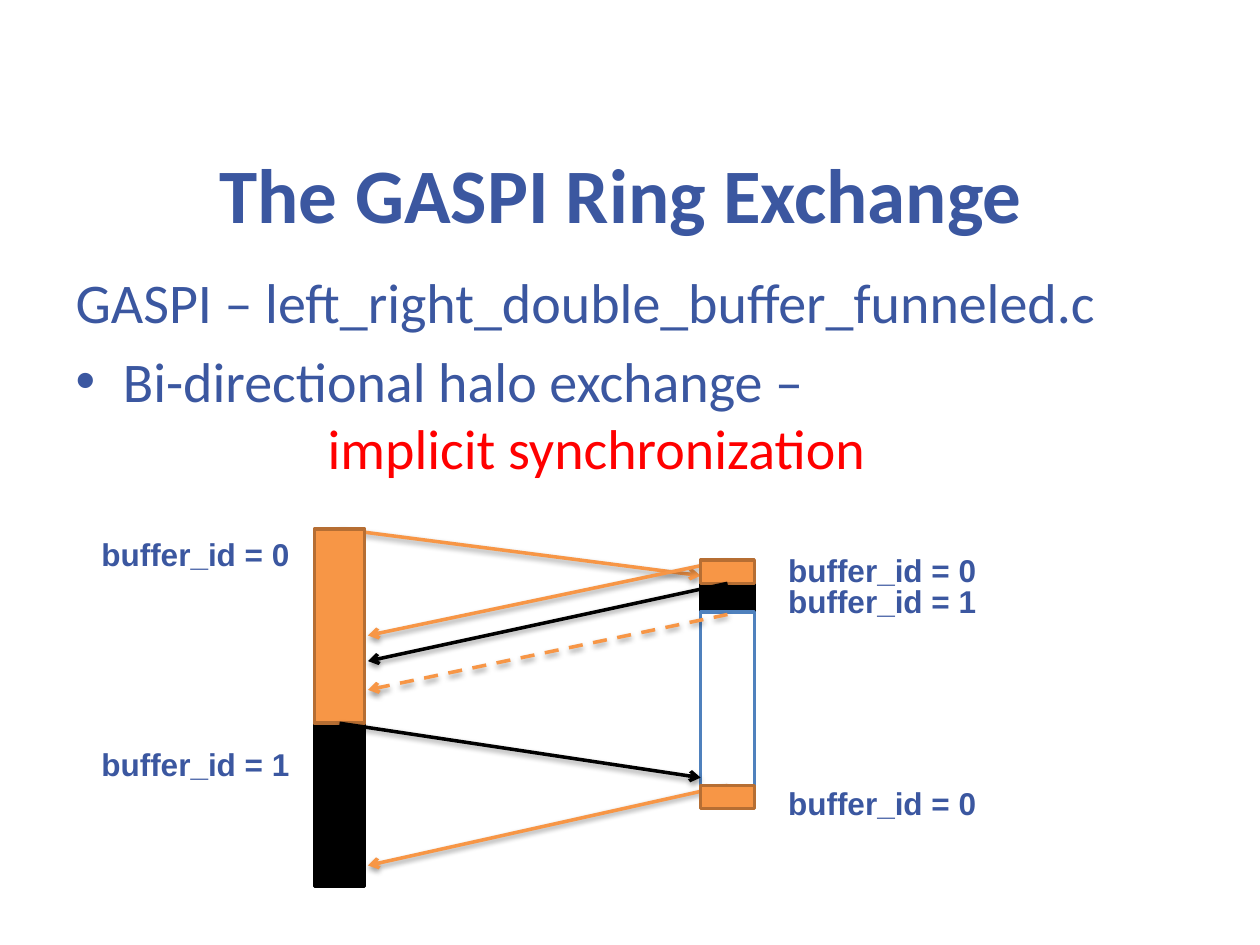
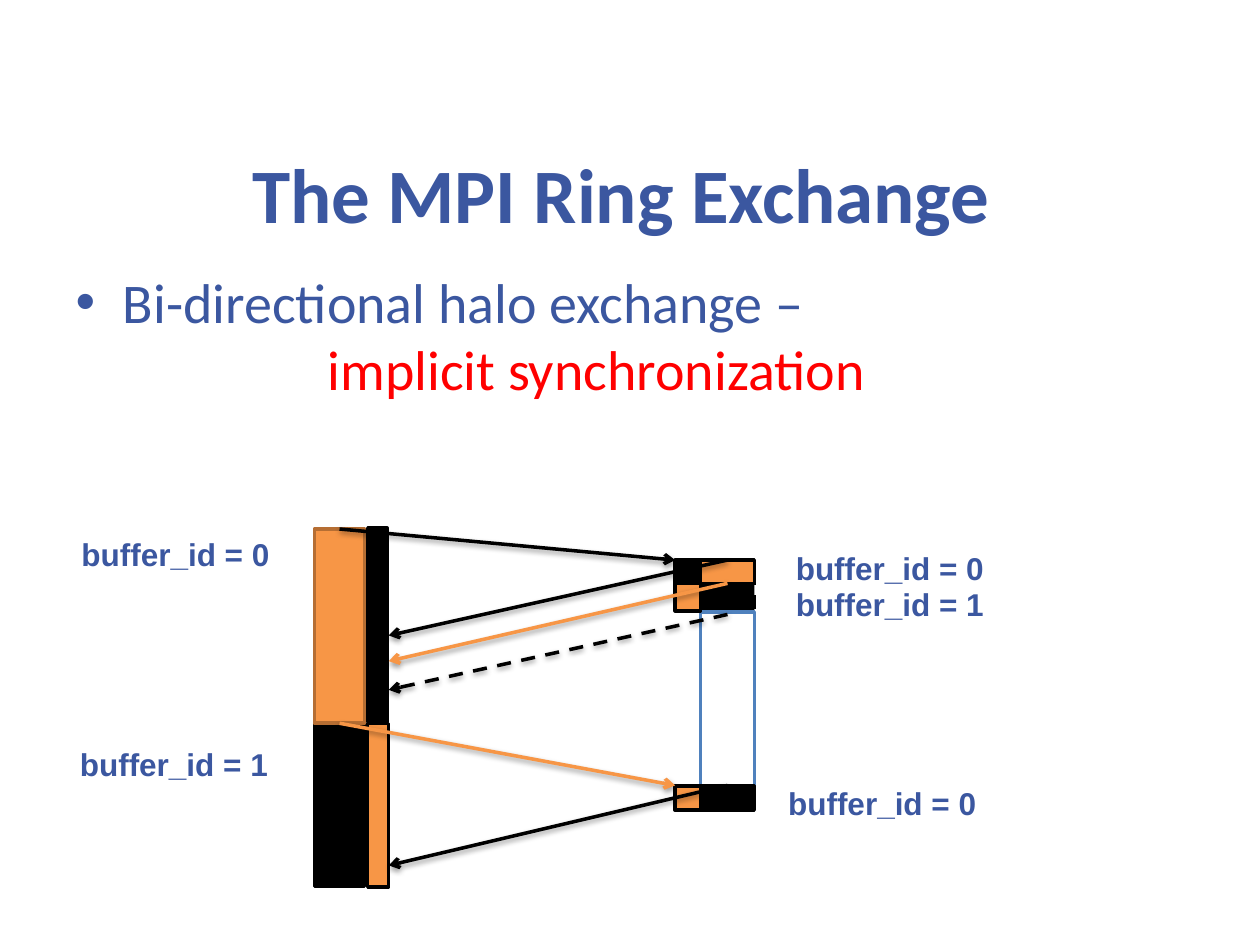
Before and after one commit to cc-hpc-itwm/GPI-2, a slide deck: slide 60 of tutorial/slides/gaspi_tutorial.pptx (slide 66 before the commit). Drawn at 1260x945 pixels with LibreOffice and Linux fonts; fonts in the diff are those of the drawing; background and template pictures are left out. Boxes give left, top, right and bottom in pixels: in the first picture for what was removed or moved away, otherwise in the second. Text is boxed around its words. In the diff, an @@ line names an element or a change of style, - is before the commit and + after.

```diff
--- a/tutorial/slides/gaspi_tutorial.pptx
+++ b/tutorial/slides/gaspi_tutorial.pptx
@@ title at [252, 169, 989, 236]: text changed @@
-The GASPI Ring Exchange
+The MPI Ring Exchange
@@ text at [76, 284, 1094, 333]: paragraph removed @@
-GASPI – left_right_double_buffer_funneled.c
@@ text "buffer_id = 0": place and size @@
-text "buffer_id = 0" at [101, 543, 290, 570]
+text "buffer_id = 0" at [81, 543, 270, 570]
@@ arrow moved from (340, 529) - (701, 576) to (340, 529) - (675, 561) @@
@@ arrow (340, 529) - (675, 561): stroke #F79646 2 pt to #000000 2 pt @@
@@ rectangle added at [368, 528, 387, 722], fill #000000, outline #000000 2 pt @@
@@ arrow moved from (727, 561) - (368, 635) to (727, 561) - (389, 635) @@
@@ arrow (727, 561) - (389, 635): stroke #F79646 2 pt to #000000 2 pt @@
@@ rectangle added at [675, 561, 701, 585], fill #000000, outline #000000 2 pt @@
@@ rectangle at [701, 561, 755, 583]: outline #B76F34 2 pt to #000000 2 pt @@
@@ text "buffer_id = 0": place and size @@
-text "buffer_id = 0" at [788, 559, 977, 586]
+text "buffer_id = 0" at [796, 557, 984, 584]
@@ arrow moved from (727, 583) - (368, 662) to (727, 583) - (389, 662) @@
@@ arrow (727, 583) - (389, 662): stroke #000000 2 pt to #F79646 2 pt @@
@@ rectangle added at [675, 583, 701, 611], fill #F79646, outline #000000 2 pt @@
@@ rectangle at [701, 583, 755, 615]: outline #000000 2 pt to #000000 2 pt dashed @@
@@ text "buffer_id = 1": place and size @@
-text "buffer_id = 1" at [788, 590, 977, 617]
+text "buffer_id = 1" at [796, 593, 984, 620]
@@ arrow moved from (727, 615) - (368, 689) to (727, 615) - (389, 689) @@
@@ arrow (727, 615) - (389, 689): stroke #F79646 2 pt dashed to #000000 2 pt dashed @@
@@ text "buffer_id = 1": place and size @@
-text "buffer_id = 1" at [101, 753, 290, 780]
+text "buffer_id = 1" at [80, 753, 268, 780]
@@ arrow moved from (340, 723) - (701, 777) to (340, 723) - (675, 785) @@
@@ arrow (340, 723) - (675, 785): stroke #000000 2 pt to #F79646 2 pt @@
@@ rectangle added at [368, 723, 389, 886], fill #F79646, outline #000000 2 pt @@
@@ arrow moved from (727, 785) - (368, 866) to (727, 785) - (389, 866) @@
@@ arrow (727, 785) - (389, 866): stroke #F79646 2 pt to #000000 2 pt @@
@@ rectangle added at [675, 786, 701, 810], fill #F79646, outline #000000 2 pt @@
@@ rectangle at [701, 785, 755, 810]: fill #F79646 to #000000; outline #B76F34 2 pt to #000000 2 pt @@
```
Also in this commit, not shown: 1 other slide changed, 1 slide added, 1 other file.
